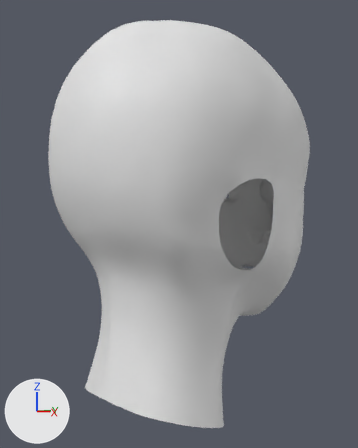
Two versions of the Blender file character.blend, one commit apart.
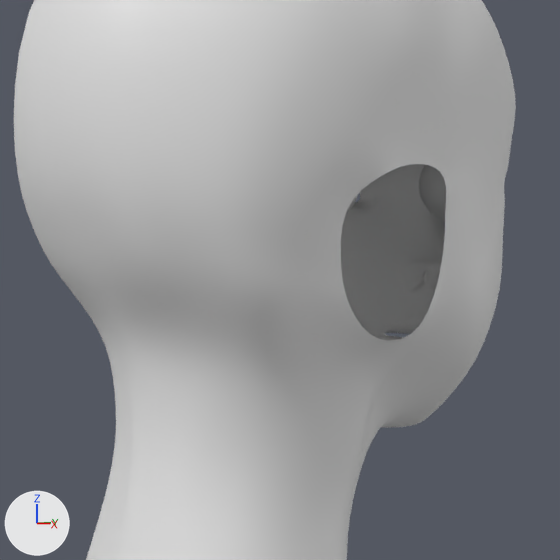
Old and new are each drawn whole from a 50 mm camera at (0.736, -0.66, 4.525) aimed at (-0.019, 0.059, 4.475) and again close up on the part from 12% to 93% of the width and 21% to 86% of the height. Arrows for +X, +Y and +Z are at lower left; the lights stay in place.

The older version as bpy lines, for what is in view:
```python
me_plane = bpy.data.meshes.new('Plane')
me_plane.from_pydata(...)  # 311 vertices, 269 faces; spans x 0.0..0.223, y -0.373..0.434, z -0.387..0.228
me_plane.polygons.foreach_set('use_smooth', [True] * 269)
me_sphere = bpy.data.meshes.new('Sphere')
me_sphere.from_pydata(...)  # a UV sphere (12 segments, 16 rings, poles along z) spanning x 0.0576..0.1469, y -0.0446..0.0446, z -0.0201..0.0691
me_sphere.polygons.foreach_set('use_smooth', [True] * 192)
ob_eye_ball = bpy.data.objects.new('eye ball', me_sphere)
ob_eye_ball.location = (0.0, 0.269, 4.548)
ob_eye_ball.rotation_euler = (1.571, 0.0, 0.0)  # degrees (90, 0, 0)
_m = ob_eye_ball.modifiers.new('Subdivision', 'SUBSURF')
_m.levels = 2
_m = ob_eye_ball.modifiers.new('Mirror', 'MIRROR')
ob_face = bpy.data.objects.new('face', me_plane)
ob_face.location = (0.0, 0.0, 4.44)
ob_face.rotation_euler = (1.571, 0.0, 0.0)  # degrees (90, 0, 0)
_m = ob_face.modifiers.new('Mirror', 'MIRROR')
_m.use_clip = True
_m = ob_face.modifiers.new('Subdivision', 'SUBSURF')
_m.levels = 2
```
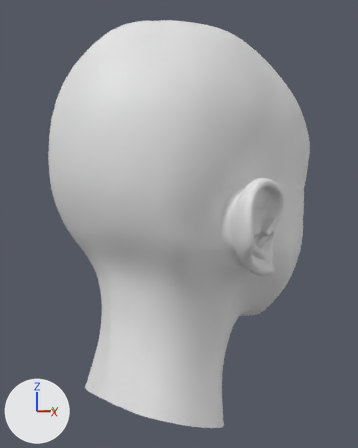
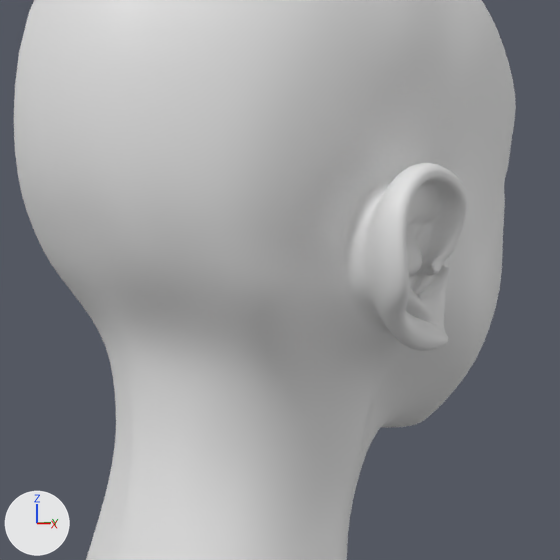
Scene script edits in JSON lines:
```json
{"block": "me_plane", "where": "# used by ob_face; location = (0.0, 0.0, 4.44); rotation_euler = (1.571, 0.0, 0.0), in degrees (90, 0, 0)"}
{"op": "remove", "block": "me_plane", "code": "me_plane.from_pydata(...)  # 311 vertices, 269 faces; spans x 0.0..0.223, y -0.373..0.434, z -0.387..0.228"}
{"op": "add", "block": "me_plane", "code": "me_plane.from_pydata(...)  # 423 vertices, 387 faces; spans x 0.0..0.242, y -0.373..0.434, z -0.387..0.228"}
{"block": "me_plane", "change": "me_plane part 1"}
{"block": "me_plane", "change": "2 vertices move from x 0.207, y 0.123, z -0.066..-0.018 to x 0.202, y 0.123, z -0.066..-0.018"}
{"block": "me_plane", "change": "105 vertices are added at x 0.168..0.242, y -0.056..0.132, z -0.102..0.039"}
{"block": "me_plane", "change": "7 new vertices lie (0.027, 0.0, 0.0) away from vertices in x 0.172..0.215, y 0.003..0.132, z -0.071..0.039"}
{"block": "me_plane", "change": "118 new faces join them"}
```

What differs and where, as boxes (x1, y1, x2, y2) in the close-ups (560 x 560 px):
```json
{"part": 1, "of": "me_plane", "change": "built on", "before": [366, 113, 465, 187], "after": [335, 113, 468, 351]}
```
